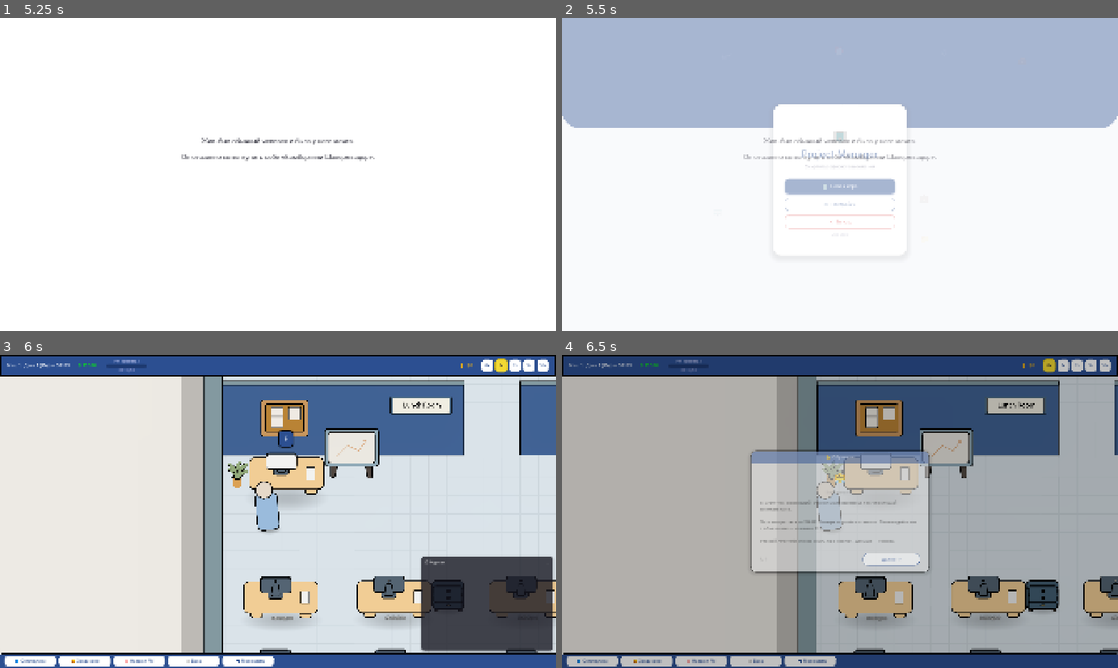
Above: before the commit, frames 1-4 (two rows, left to right).
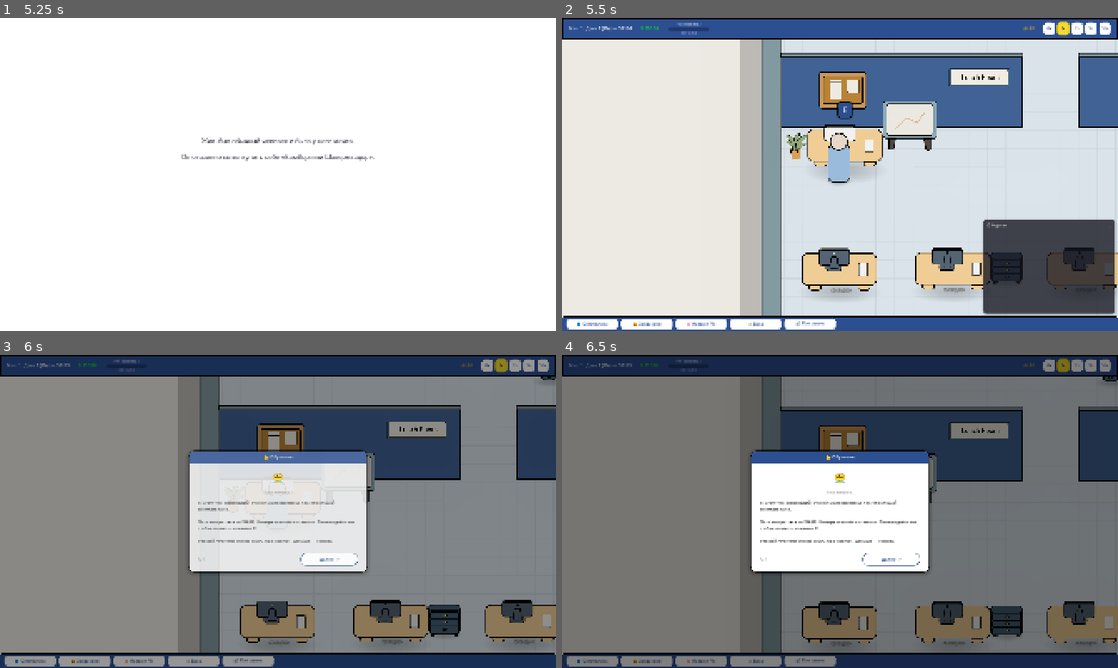
Above: after the commit, the same moments.

Repository: Esca69/project-manager-sim
Game: Godot game, scene res://Scenes/main_menu.tscn
Two runs of this game, one before a commit and one after it. Both use one fixed random seed, a clock stepped at 60 frames per second and the inputs below. Sound files missing from this copy of the repository are replaced by a short silence.
Inputs (mouse positions are in pixels of both pictures, inside the frame that each line leads up to):
- Up to frame 1 (5.25 s): click "🆕 Новая игра" at 0.5 s; click (278, 187) at 1.25 s, where only the run before the commit has a clickable "🆕 Новая игра"; click (278, 205) at 2 s, where only the run before the commit has a clickable "⚙ Настройки"; tap Enter at 2.75, 4.25 s; move the mouse to (400, 158) at 2.77 s; hold Right (ui_right) 2.78-3.53 s; tap E (interact) at 2.85 s; click (400, 158) at 2.92 s; tap Space at 3.5, 5 s; move the mouse to (166, 190) at 3.52 s; hold Down (ui_down) 3.53-4.28 s; tap Q (motivate) at 3.6 s; click (166, 190) at 3.67 s; move the mouse to (333, 105) at 4.27 s; hold Right (ui_right) 4.28-5.03 s; tap R (no_toilet) at 4.35 s; click (333, 105) at 4.42 s; move the mouse to (250, 237) at 5.02 s; hold Up (ui_up) from 5.03 s (still down); tap 4 (speed_10x) at 5.1 s; click (250, 237) at 5.17 s
- Up to frame 2 (5.5 s): keep holding Up (ui_up)
- Up to frame 3 (6 s): move the mouse to (444, 558) at 5.77 s; release Up (ui_up) at 5.78 s; hold Left (ui_left) from 5.78 s (still down); hold 1 (speed_1x) from 5.78 s (still down); click (444, 558) at 5.92 s
- Up to frame 4 (6.5 s): keep holding Left (ui_left); keep holding 1 (speed_1x)

Frame 1 is identical in both runs. In frame 2, 83% of the frame differs, in the area x 0-100%, y 0-100%; in frame 3, 91%; in frame 4, 96%.

Commit message:
Fix 4 bugs: intro flash, emoji, close button, tab layout
Co-authored-by: Esca69 <259692183+Esca69@users.noreply.github.com>

Diff:
--- a/Localization/translations.csv
+++ b/Localization/translations.csv
@@ -857,7 +857,7 @@
 INTRO_LINE_3,"Ради этой цели он пошел на крайние меры... И решил стать Проджект-Менеджером.","To achieve this goal he went to extreme measures... And decided to become a Project Manager."
 INTRO_LINE_4,"Не знаю, как это связано. Но план был надёжен как швейцарские часы...","I don't know how that's related. But the plan was solid as a Swiss watch..."
 INTRO_BTN_START,Начать,Start
-MY_LIFE_TITLE,🏎️ Моя жизнь,🏎️ My Life
+MY_LIFE_TITLE,💰 Моя жизнь,💰 My Life
 MY_LIFE_PROGRESS,$%d / $%d,$%d / $%d
 MY_LIFE_MONTHLY_SALARY,Ежемесячная ЗП: $%d,Monthly salary: $%d
 MY_LIFE_DAILY_RATE,Дневная ставка: $%d,Daily rate: $%d
@@ -897,7 +897,7 @@
 DIVIDEND_BTN_OK,Понятно,Got it
 TAB_PROJECTS,📋 Проекты,📋 Projects
 TAB_NEGOTIATIONS,🤝 Переговоры,🤝 Negotiations
-BOTTOMBAR_MY_LIFE,🏎️ Моя жизнь,🏎️ My Life
+BOTTOMBAR_MY_LIFE,💰 Моя жизнь,💰 My Life
 MY_LIFE_BALANCE_LABEL,💰 $%d,💰 $%d
 NEGO_SECTION_SALARY,💰 Повышение ЗП,💰 Salary Raises
 NEGO_SECTION_PARTNERSHIP,🤝 Партнёрство,🤝 Partnership
--- /dev/null
+++ b/Scenes/intro_screen.tscn
@@ -0,0 +1,12 @@
+[gd_scene load_steps=2 format=3]
+
+[ext_resource type="Script" path="res://Scripts/intro_screen.gd" id="1_intro"]
+
+[node name="IntroScreen" type="Control"]
+layout_mode = 3
+anchors_preset = 15
+anchor_right = 1.0
+anchor_bottom = 1.0
+grow_horizontal = 2
+grow_vertical = 2
+script = ExtResource("1_intro")
--- a/Scripts/hud.gd
+++ b/Scripts/hud.gd
@@ -817,7 +817,7 @@
 	_personal_balance_label.add_theme_color_override("font_color", Color(0.85, 0.65, 0.13, 1))
 	_personal_balance_label.add_theme_font_size_override("font_size", 15)
 	if UITheme: UITheme.apply_font(_personal_balance_label, "bold")
-	_personal_balance_label.text = "🏎️ $%d" % PMData.personal_balance
+	_personal_balance_label.text = "💰 $%d" % PMData.personal_balance
 	# Вставляем ПЕРЕД SpeedControls, чтобы лейбл был слева от кнопок скорости
 	var speed_controls = hbox_container.get_node_or_null("SpeedControls")
 	if speed_controls:
@@ -830,7 +830,7 @@
 
 func _on_personal_balance_changed(new_amount: int):
 	if _personal_balance_label:
-		_personal_balance_label.text = "🏎️ $%d" % new_amount
+		_personal_balance_label.text = "💰 $%d" % new_amount
 
 func open_boss_event(event_data: Dictionary):
 	if _boss_event_popup and _boss_event_popup.has_method("open"):
--- a/Scripts/intro_screen.gd
+++ b/Scripts/intro_screen.gd
@@ -122,9 +122,6 @@
 	)
 
 func _on_start_pressed():
-	# Плавное исчезновение и переход в офис
-	var tween = create_tween()
-	tween.tween_property(self, "modulate:a", 0.0, 0.6).set_ease(Tween.EASE_IN)
-	tween.tween_callback(func():
-		get_tree().change_scene_to_file("res://Scenes/office.tscn")
-	)
+	_start_btn.disabled = true
+	# Прямой переход в офис — нет необходимости в fade-out, так как интро — самостоятельная сцена
+	get_tree().change_scene_to_file("res://Scenes/office.tscn")
--- a/Scripts/main_menu.gd
+++ b/Scripts/main_menu.gd
@@ -472,13 +472,8 @@
 	# Сбрасываем все синглтоны
 	_reset_all_singletons()
 
-	# Показываем интро-экран перед началом игры
-	var intro = Control.new()
-	intro.set_script(load("res://Scripts/intro_screen.gd"))
-	intro.set_anchors_preset(Control.PRESET_FULL_RECT)
-	intro.process_mode = Node.PROCESS_MODE_ALWAYS
-	intro.z_index = 200
-	add_child(intro)
+	# Переходим на отдельную сцену интро (чтобы main_menu не мелькал за интро)
+	get_tree().change_scene_to_file("res://Scenes/intro_screen.tscn")
 
 func _on_settings_pressed():
 	var dim = get_node_or_null("SettingsDim")
--- a/Scripts/my_life_panel.gd
+++ b/Scripts/my_life_panel.gd
@@ -120,14 +120,14 @@
 	close_btn.offset_bottom = 16
 	close_btn.grow_horizontal = Control.GROW_DIRECTION_BEGIN
 	close_btn.grow_vertical = Control.GROW_DIRECTION_BOTH
-	var close_style = StyleBoxEmpty.new()
-	close_btn.add_theme_color_override("font_color", COLOR_WHITE)
-	close_btn.add_theme_color_override("font_hover_color", COLOR_WHITE)
-	close_btn.add_theme_color_override("font_pressed_color", COLOR_WHITE)
+	close_btn.add_theme_color_override("font_color", COLOR_BLUE)
+	var close_style = StyleBoxFlat.new()
+	close_style.bg_color = COLOR_WHITE
+	close_style.corner_radius_top_left = 10
+	close_style.corner_radius_top_right = 10
+	close_style.corner_radius_bottom_right = 10
+	close_style.corner_radius_bottom_left = 10
 	close_btn.add_theme_stylebox_override("normal", close_style)
-	close_btn.add_theme_stylebox_override("hover", close_style)
-	close_btn.add_theme_stylebox_override("pressed", close_style)
-	close_btn.add_theme_stylebox_override("focus", close_style)
 	if UITheme: UITheme.apply_font(close_btn, "semibold")
 	close_btn.pressed.connect(_close)
 	header_panel.add_child(close_btn)
@@ -145,12 +145,12 @@
 	_content_vbox.add_theme_constant_override("separation", 16)
 	content_margin.add_child(_content_vbox)
 
-	# === Большой эмодзи машины ===
-	var car_lbl = Label.new()
-	car_lbl.text = "🏎️"
-	car_lbl.horizontal_alignment = HORIZONTAL_ALIGNMENT_CENTER
-	car_lbl.add_theme_font_size_override("font_size", 56)
-	_content_vbox.add_child(car_lbl)
+	# === Большой эмодзи кошелька ===
+	var wallet_lbl = Label.new()
+	wallet_lbl.text = "💰"
+	wallet_lbl.horizontal_alignment = HORIZONTAL_ALIGNMENT_CENTER
+	wallet_lbl.add_theme_font_size_override("font_size", 56)
+	_content_vbox.add_child(wallet_lbl)
 
 	# === Баланс ===
 	_balance_label = Label.new()
--- a/Scripts/project_selection_ui.gd
+++ b/Scripts/project_selection_ui.gd
@@ -134,41 +134,53 @@
 
 	await get_tree().process_frame
 
-	# === TAB BUTTONS (pill-style) ===
+	# === TAB BUTTONS — размещаем в MainVBox НАД CardsMargin ===
+	var main_vbox = $Window/MainVBox
+
+	# Pill-стиль контейнера вкладок
 	var tab_panel = PanelContainer.new()
 	tab_panel.add_theme_stylebox_override("panel", tab_bg_style)
-	cards_margin.add_child(tab_panel)
+	tab_panel.custom_minimum_size = Vector2(460, 50)
+	tab_panel.size_flags_horizontal = Control.SIZE_SHRINK_CENTER
+	tab_panel.mouse_filter = Control.MOUSE_FILTER_STOP
 
 	var tab_margin = MarginContainer.new()
-	tab_margin.add_theme_constant_override("margin_left", 4)
-	tab_margin.add_theme_constant_override("margin_top", 4)
-	tab_margin.add_theme_constant_override("margin_right", 4)
-	tab_margin.add_theme_constant_override("margin_bottom", 4)
+	tab_margin.add_theme_constant_override("margin_left", 6)
+	tab_margin.add_theme_constant_override("margin_top", 6)
+	tab_margin.add_theme_constant_override("margin_right", 6)
+	tab_margin.add_theme_constant_override("margin_bottom", 6)
 	tab_panel.add_child(tab_margin)
 
-	var tab_bar = HBoxContainer.new()
-	tab_bar.add_theme_constant_override("separation", 4)
-	tab_margin.add_child(tab_bar)
-
+	var tab_hbox = HBoxContainer.new()
+	tab_hbox.add_theme_constant_override("separation", 8)
+	tab_margin.add_child(tab_hbox)
+
+	# Внешний отступ для зоны вкладок
+	var container_margin = MarginContainer.new()
+	container_margin.add_theme_constant_override("margin_top", 10)
+	container_margin.add_theme_constant_override("margin_bottom", 15)
+	container_margin.add_child(tab_panel)
+
+	# Вставляем в MainVBox перед CardsMargin
+	main_vbox.add_child(container_margin)
+	main_vbox.move_child(container_margin, cards_margin.get_index())
+
+	# Кнопки вкладок
 	_tab_projects_btn = Button.new()
 	_tab_projects_btn.text = tr("TAB_PROJECTS")
-	_tab_projects_btn.custom_minimum_size = Vector2(200, 38)
 	_tab_projects_btn.size_flags_horizontal = Control.SIZE_EXPAND_FILL
 	_tab_projects_btn.focus_mode = Control.FOCUS_NONE
-	_tab_projects_btn.toggle_mode = false
-	if UITheme: UITheme.apply_font(_tab_projects_btn, "semibold")
+	if UITheme: UITheme.apply_font(_tab_projects_btn, "bold")
 	_tab_projects_btn.pressed.connect(_on_tab_projects)
-	tab_bar.add_child(_tab_projects_btn)
+	tab_hbox.add_child(_tab_projects_btn)
 
 	_tab_nego_btn = Button.new()
 	_tab_nego_btn.text = tr("TAB_NEGOTIATIONS")
-	_tab_nego_btn.custom_minimum_size = Vector2(200, 38)
 	_tab_nego_btn.size_flags_horizontal = Control.SIZE_EXPAND_FILL
 	_tab_nego_btn.focus_mode = Control.FOCUS_NONE
-	_tab_nego_btn.toggle_mode = false
-	if UITheme: UITheme.apply_font(_tab_nego_btn, "semibold")
+	if UITheme: UITheme.apply_font(_tab_nego_btn, "bold")
 	_tab_nego_btn.pressed.connect(_on_tab_negotiations)
-	tab_bar.add_child(_tab_nego_btn)
+	tab_hbox.add_child(_tab_nego_btn)
 
 	_update_tab_styles()
 
